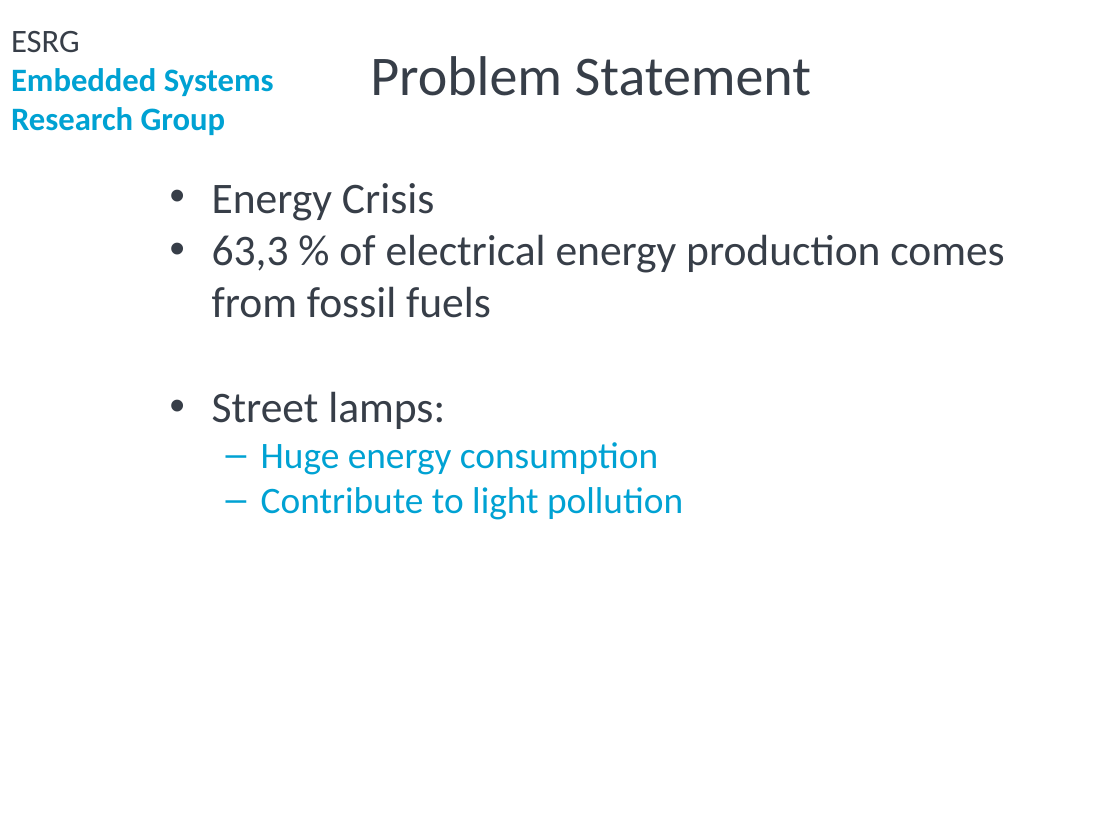
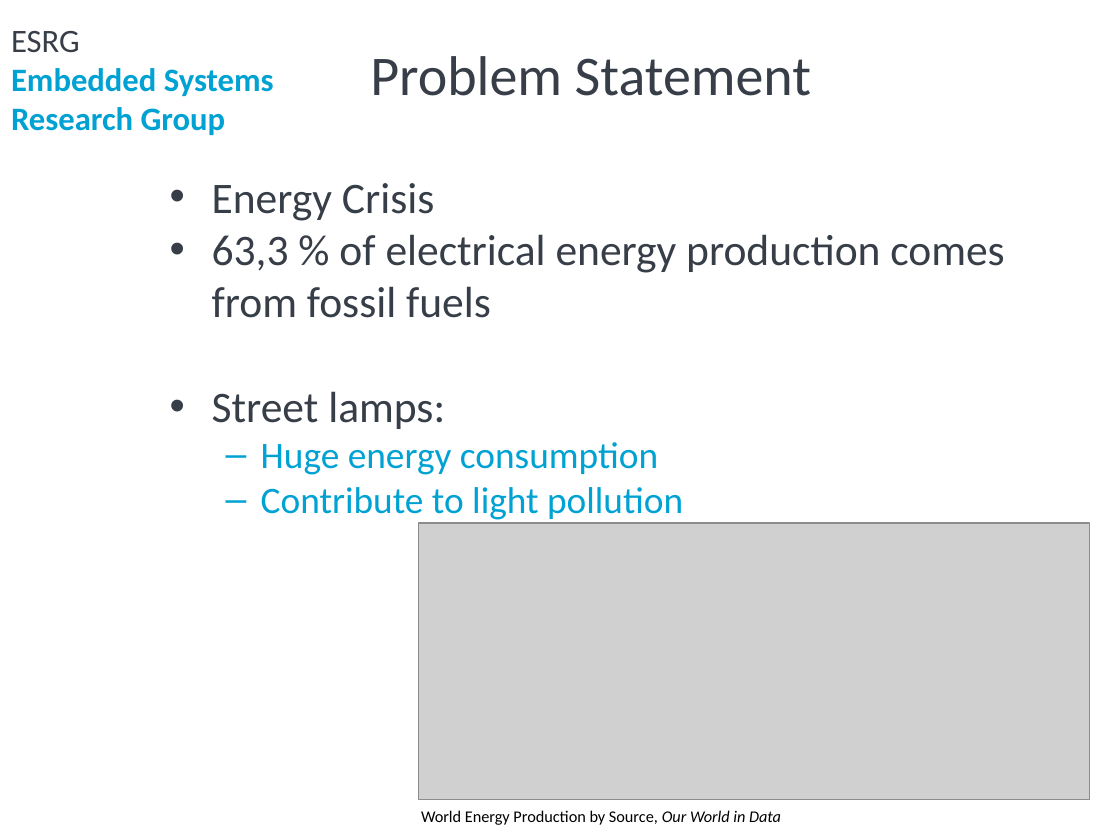
Before and after one commit to ESRGgroup9/slipad, a slide deck: slide 3 of project/Presentation.pptx. Drawn at 1120x840 pixels with LibreOffice and Linux fonts; fonts in the diff are those of the drawing; grey boxes stand for pictures; background and template pictures are left out. Boxes give left, top, right and bottom in pixels: in the first picture for what was removed or moved away, otherwise in the second. Text is boxed around its words. In the diff, an @@ line names an element or a change of style, - is before the commit and + after.

Commit message:
added images to ppt

```diff
--- a/project/Presentation.pptx
+++ b/project/Presentation.pptx
@@ picture added at [419, 523, 1089, 800] @@
@@ text added at [421, 810, 781, 825], 10.5 pt, text #000000 @@
+World Energy Production by Source, Our World in Data
```
Also in this commit, not shown: 1 other slide changed.
